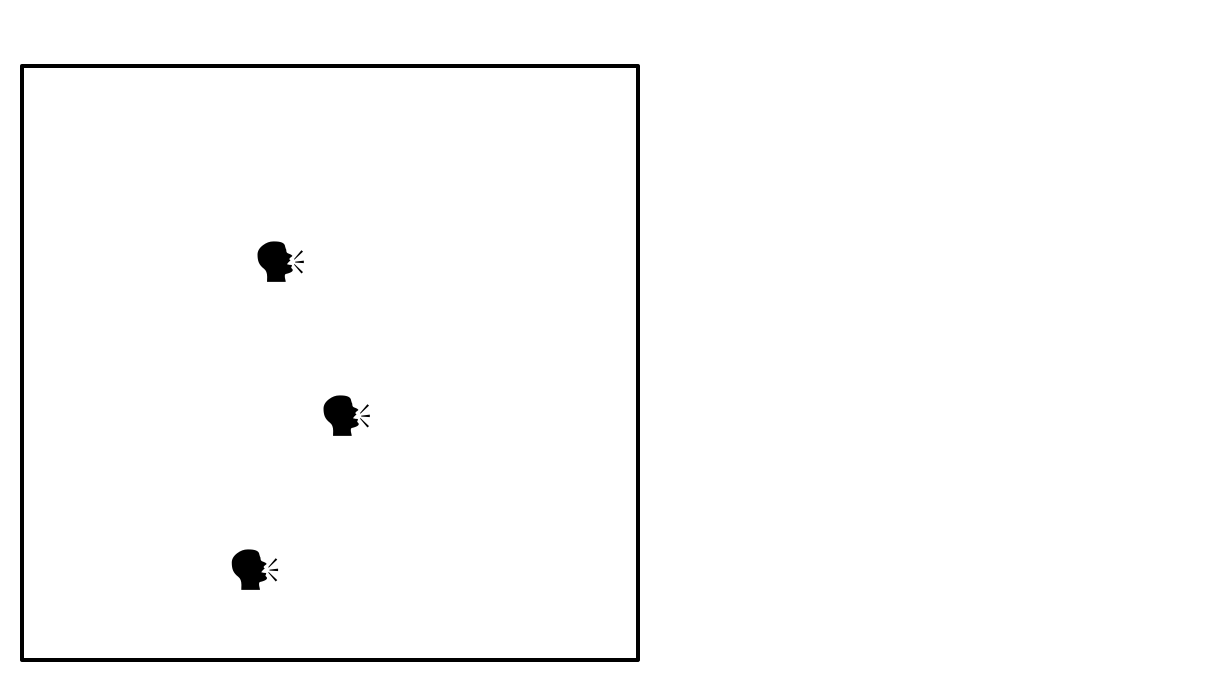
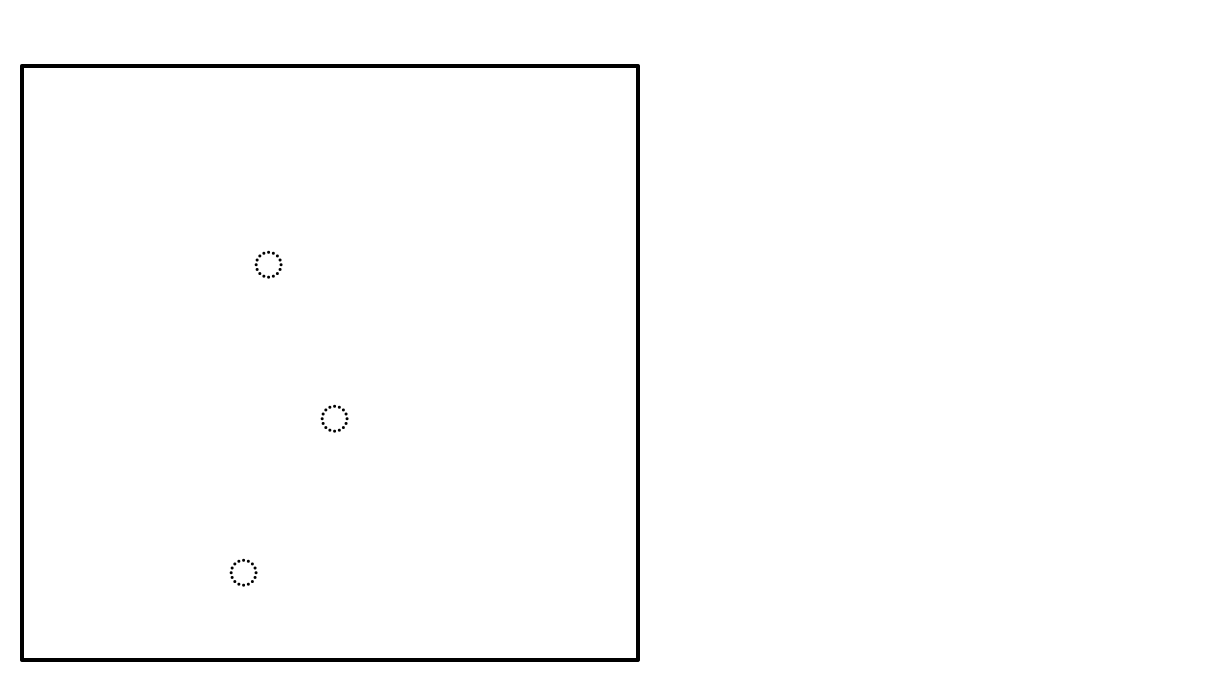
Before and after one commit to birocoles/Intro-grav-mag, a slide deck: slide 34 of slides/aula_1_1.odp. Drawn at 1232x693 pixels with LibreOffice and Linux fonts; fonts in the diff are those of the drawing. Boxes give left, top, right and bottom in pixels: in the first picture for what was removed or moved away, otherwise in the second. Text is boxed around its words. In the diff, an @@ line names an element or a change of style, - is before the commit and + after.

```diff
--- a/slides/aula_1_1.odp
+++ b/slides/aula_1_1.odp
@@ text at [243,220,375,309]: text changed @@
-🗣️
+️
@@ text at [309,375,400,448]: text changed @@
-🗣️
+️
@@ text at [217,528,309,601]: text changed @@
-🗣️
+️
```
Also in this commit, not shown: 34 other slides changed, 10 slides removed, 13 other files.
